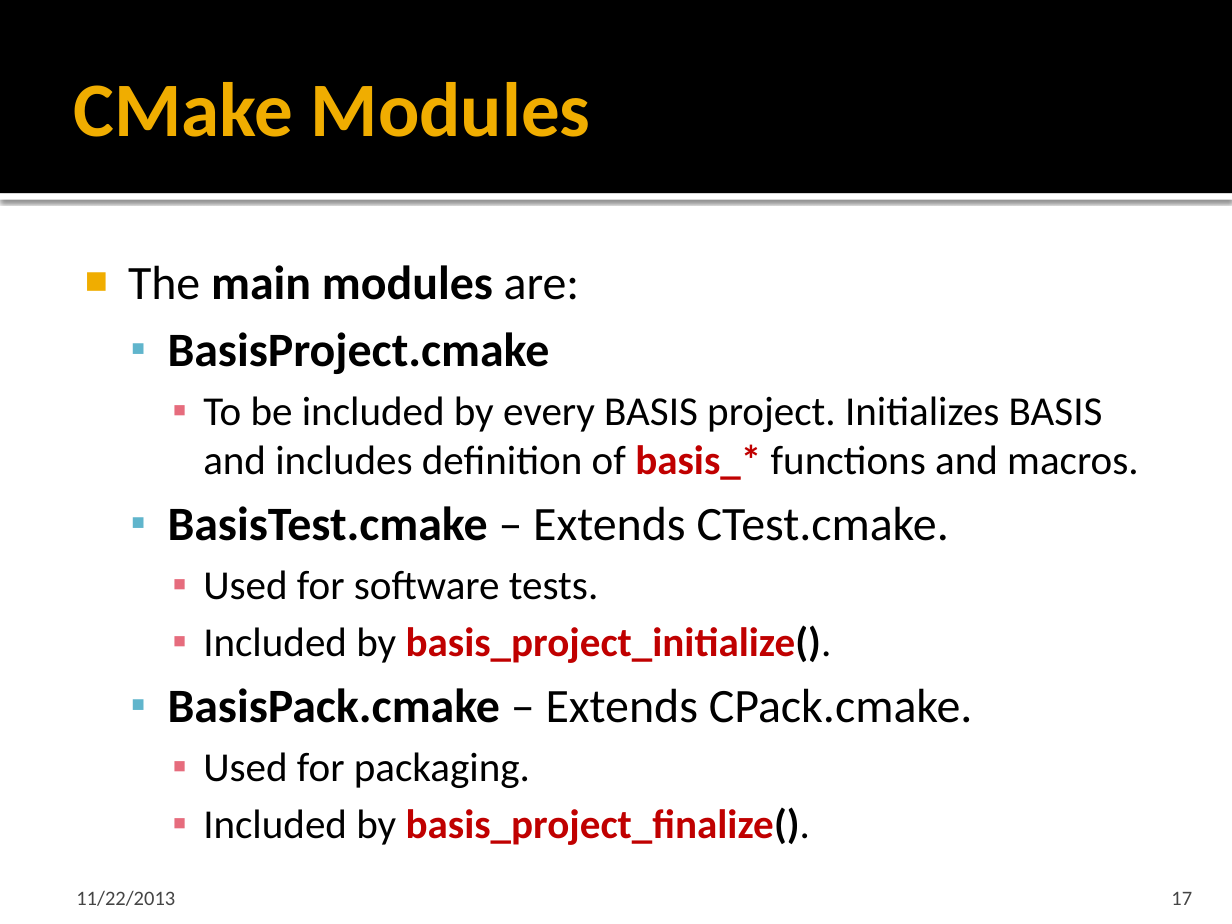
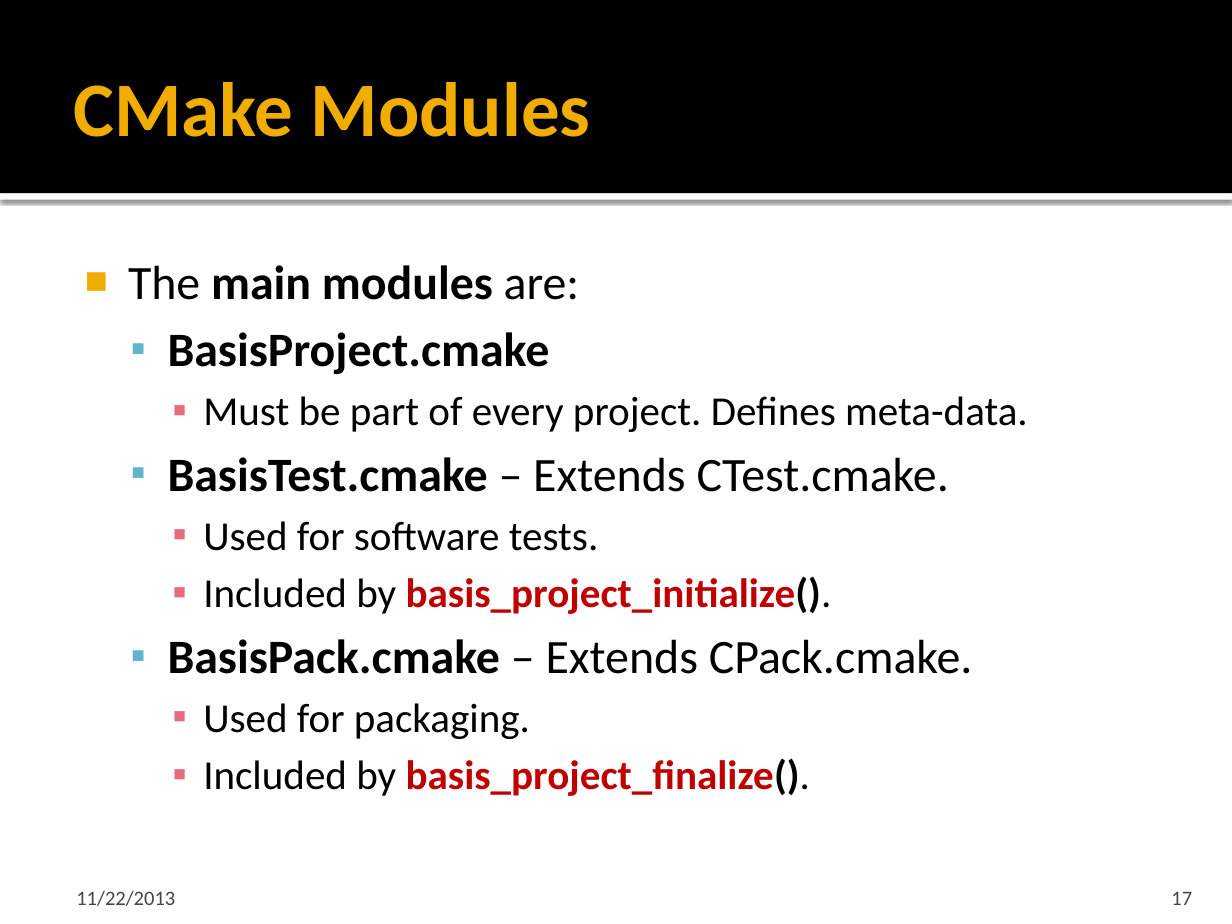
Before and after one commit to cmake-basis/legacy, a slide deck: slide 17 of doc/BASIS_Introduction.pptx. Drawn at 1232x924 pixels with LibreOffice and Linux fonts; fonts in the diff are those of the drawing. Boxes give left, top, right and bottom in pixels: in the first picture for what was removed or moved away, otherwise in the second. Text is boxed around its words. In the diff, an @@ line names an element or a change of style, - is before the commit and + after.

```diff
--- a/doc/BASIS_Introduction.pptx
+++ b/doc/BASIS_Introduction.pptx
@@ text at (x1=203, y1=396, x2=1028, y2=432): text changed @@
-    ▪ To be included by every BASIS project. Initializes BASIS and includes definition of basis_* functions and macros.
+    ▪ Must be part of every project. Defines meta-data.
```
Also in this commit, not shown: 10 other slides changed, 4 slides removed, 1 other file.
